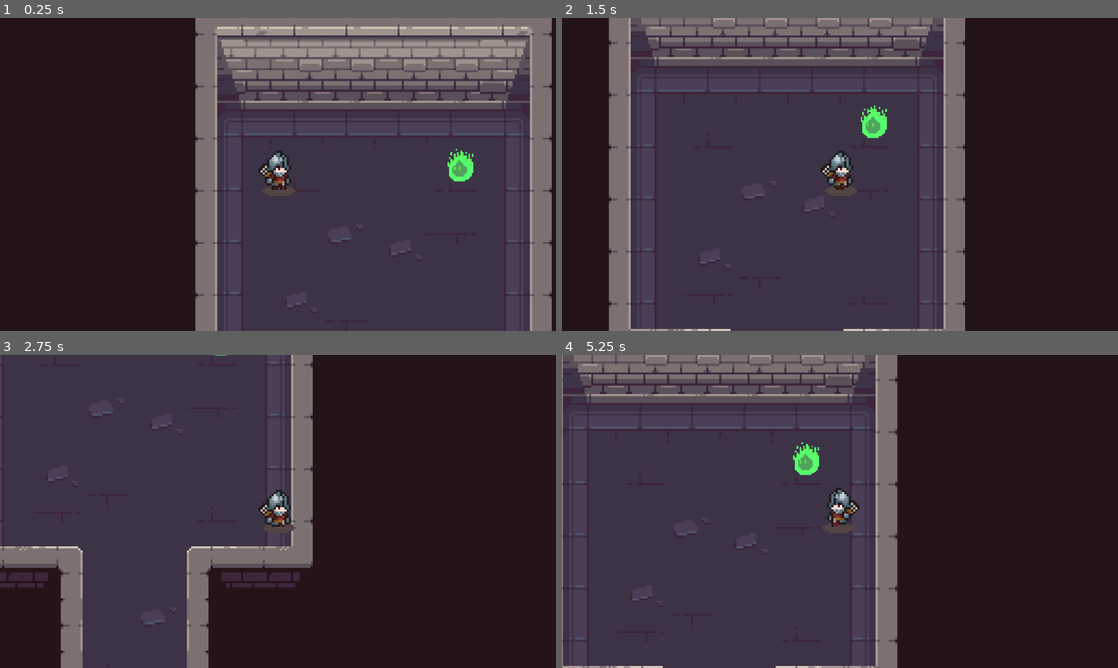
Above: before the commit, frames 1-4 (two rows, left to right).
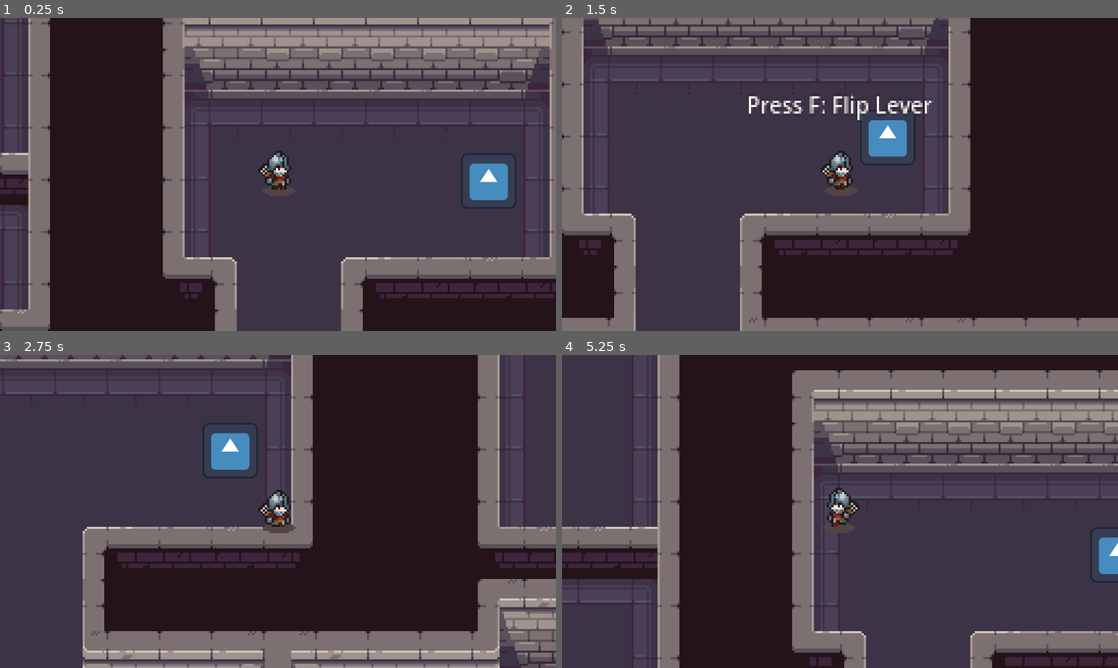
Above: after the commit, the same moments.

Repository: Bannshi/E4136918-GSPart2
Game: Godot game, scene res://Assets/Scenes/node_2d.tscn
The game is run twice, just before and just after one commit, with the same random seed, the same clock (stepped at 60 frames per second) and the same inputs. The engine's default icon, where the game draws it, is replaced by a stand-in: a white triangle on a blue panel in a dark square.
Inputs:
- Up to frame 1 (0.25 s): no input
- Up to frame 2 (1.5 s): hold Right (ui_right) 0.53-1.28 s; hold F (Interact, bound only after the commit) 0.53-1.28 s; hold Down (ui_down) from 1.28 s (still down); tap F (Interact, bound only after the commit) at 1.35 s
- Up to frame 3 (2.75 s): release Down (ui_down) at 2.03 s; hold Right (ui_right) from 2.03 s (still down); hold F (Interact, bound only after the commit) from 2.03 s (still down)
- Up to frame 4 (5.25 s): release Right (ui_right) at 2.78 s; release F (Interact, bound only after the commit) at 2.78 s; hold Up (ui_up) 2.78-3.53 s; tap F (Interact, bound only after the commit) at 2.85, 4.35 s; hold F (Interact, bound only after the commit) 3.53-4.28 s; hold Left (ui_left) 3.53-5.03 s; hold Down (ui_down) from 5.03 s (still down); hold F (Interact, bound only after the commit) from 5.03 s (still down)

The runs differ from the first frame. In frame 1, 42% of the frame differs, in the area x 0-100%, y 0-100%; in frame 2, 33%; in frame 3, 40%; in frame 4, 77%.

Commit message:
interact doesnt work

Diff:
--- a/Assets/Scenes/gate.gd
+++ b/Assets/Scenes/gate.gd
@@ -1,9 +1,6 @@
 extends StaticBody2D
 
-func _ready() -> void:
-	Open()
-
-func Open():
+func open_gate():
 	$CollisionShape2D.disabled = true
 	$GateTop.set_frame(72)
 	$GateBottom.set_frame(87)
--- /dev/null
+++ b/Assets/Scenes/interactable.gd
@@ -0,0 +1,7 @@
+extends Area2D
+
+@export var interact_name: String = ""
+@export var is_interactable: bool = true
+
+var interact: Callable = func():
+	pass
--- /dev/null
+++ b/Assets/Scenes/interactable.tscn
@@ -0,0 +1,8 @@
+[gd_scene load_steps=2 format=3 uid="uid://4toljuxl00en"]
+
+[ext_resource type="Script" uid="uid://dxrwp47c4hm5a" path="res://Assets/Scenes/interactable.gd" id="1_gkkpc"]
+
+[node name="Interact" type="Area2D"]
+collision_layer = 8
+collision_mask = 0
+script = ExtResource("1_gkkpc")
--- /dev/null
+++ b/Assets/Scenes/interacting_component.gd
@@ -0,0 +1,37 @@
+extends Node2D
+
+@onready var interact_label: Label = $Label
+var current_interactions := []
+var can_interact := true
+
+
+func _input(event: InputEvent) -> void:
+	if event.is_action_pressed("Interact") and can_interact:
+		if current_interactions:
+			can_interact = false
+			interact_label.hide()
+
+			await current_interactions[0].interact.call()
+
+			can_interact = true
+
+func _process(_delta: float) -> void:
+	if current_interactions and can_interact:
+		current_interactions.sort_custom(_sort_by_nearest)
+		if current_interactions[0].is_interactable:
+			interact_label.text = "Press F: " + current_interactions[0].interact_name
+			interact_label.show()
+	else:
+		interact_label.hide()
+
+func _sort_by_nearest(area1, area2):
+	var area1_dist = global_position.distance_to(area1.global_position)
+	var area2_dist = global_position.distance_to(area2.global_position)
+	return area1_dist < area2_dist
+
+func _on_range_area_entered(area: Area2D) -> void:
+	current_interactions.push_back(area)
+
+
+func _on_range_area_exited(area: Area2D) -> void:
+	current_interactions.erase(area)
--- /dev/null
+++ b/Assets/Scenes/interacting_component.tscn
@@ -0,0 +1,45 @@
+[gd_scene load_steps=5 format=3 uid="uid://cs70gnleyrs61"]
+
+[ext_resource type="Script" uid="uid://ceetcdtjdqqgh" path="res://Assets/Scenes/interacting_component.gd" id="1_68t8w"]
+
+[sub_resource type="CircleShape2D" id="CircleShape2D_m4cvt"]
+radius = 13.038404
+
+[sub_resource type="SystemFont" id="SystemFont_68t8w"]
+
+[sub_resource type="LabelSettings" id="LabelSettings_68t8w"]
+font = SubResource("SystemFont_68t8w")
+font_size = 10
+outline_size = 1
+outline_color = Color(0, 0, 0, 1)
+
+[node name="InteractingComponent" type="Node2D"]
+script = ExtResource("1_68t8w")
+
+[node name="Range" type="Area2D" parent="."]
+collision_layer = 0
+collision_mask = 8
+
+[node name="CollisionShape2D" type="CollisionShape2D" parent="Range"]
+shape = SubResource("CircleShape2D_m4cvt")
+
+[node name="Label" type="Label" parent="."]
+z_index = 15
+anchors_preset = 8
+anchor_left = 0.5
+anchor_top = 0.5
+anchor_right = 0.5
+anchor_bottom = 0.5
+offset_left = -70.0
+offset_top = -43.0
+offset_right = 70.0
+offset_bottom = -20.0
+grow_horizontal = 2
+grow_vertical = 2
+text = "Press F to interact"
+label_settings = SubResource("LabelSettings_68t8w")
+horizontal_alignment = 1
+vertical_alignment = 1
+
+[connection signal="area_entered" from="Range" to="." method="_on_range_area_entered"]
+[connection signal="area_exited" from="Range" to="." method="_on_range_area_exited"]
--- /dev/null
+++ b/Assets/Scenes/lever.gd
@@ -0,0 +1,15 @@
+extends StaticBody2D
+
+@onready var interactable: Area2D = $Interact
+@onready var sprite_2d: Sprite2D = $Sprite2D
+
+func ready() -> void:
+	interactable.interact = _on_interact
+
+
+func _on_interact():
+	if sprite_2d.frame == 0:
+		sprite_2d.frame = 1
+		interactable.is_interactable = false
+		#open_gate()
+		print("AAAAAAAAAAAAAAAAAA")
--- a/Assets/Scenes/node_2d.tscn
+++ b/Assets/Scenes/node_2d.tscn
@@ -8,6 +8,10 @@
 [ext_resource type="Texture2D" uid="uid://ptxkpl7h47yg" path="res://Assets/Graphics/Wisp.png" id="4_mqbpb"]
 [ext_resource type="Texture2D" uid="uid://coegtc6memg27" path="res://Assets/Graphics/decor.png" id="4_vqsqb"]
 [ext_resource type="Script" uid="uid://ccai4ihi000c3" path="res://Assets/Scenes/gate.gd" id="5_xgr2a"]
+[ext_resource type="PackedScene" uid="uid://cs70gnleyrs61" path="res://Assets/Scenes/interacting_component.tscn" id="7_vqsqb"]
+[ext_resource type="Script" uid="uid://bgwkvsh17y5u7" path="res://Assets/Scenes/lever.gd" id="8_vqsqb"]
+[ext_resource type="Texture2D" uid="uid://ds445d5du8tdl" path="res://icon.svg" id="10_ooilj"]
+[ext_resource type="PackedScene" uid="uid://4toljuxl00en" path="res://Assets/Scenes/interactable.tscn" id="11_2w2ct"]
 
 [sub_resource type="TileSetAtlasSource" id="TileSetAtlasSource_i0ca2"]
 texture = ExtResource("1_802lj")
@@ -287,6 +291,9 @@
 
 [sub_resource type="CircleShape2D" id="CircleShape2D_mqbpb"]
 
+[sub_resource type="CircleShape2D" id="CircleShape2D_aq61h"]
+radius = 20.024984
+
 [sub_resource type="RectangleShape2D" id="RectangleShape2D_802lj"]
 size = Vector2(8, 48)
 
@@ -320,7 +327,7 @@
 
 [node name="PlayerCharacter" type="CharacterBody2D" parent="Objects"]
 z_index = 10
-position = Vector2(172, 125)
+position = Vector2(451, 442)
 collision_layer = 2
 collision_mask = 5
 script = ExtResource("2_mqbpb")
@@ -340,9 +347,13 @@
 visible = false
 zoom = Vector2(5, 5)
 
+[node name="InteractingComponent" parent="Objects/PlayerCharacter" instance=ExtResource("7_vqsqb")]
+
 [node name="Wisp" type="AnimatableBody2D" parent="Objects"]
 position = Vector2(256, 123)
 scale = Vector2(0.75, 0.75)
+collision_layer = 4
+collision_mask = 4
 
 [node name="CollisionShape2D" type="CollisionShape2D" parent="Objects/Wisp"]
 visible = false
@@ -355,14 +366,29 @@
 frame = 1
 frame_progress = 0.80559236
 
-[node name="Lever" type="AnimatableBody2D" parent="Objects"]
+[node name="Lever" type="StaticBody2D" parent="Objects"]
 position = Vector2(548, 445)
+collision_layer = 4
+collision_mask = 4
+script = ExtResource("8_vqsqb")
 
 [node name="CollisionShape2D" type="CollisionShape2D" parent="Objects/Lever"]
 shape = SubResource("CircleShape2D_mqbpb")
 
+[node name="Sprite2D" type="Sprite2D" parent="Objects/Lever"]
+scale = Vector2(0.2, 0.2)
+texture = ExtResource("10_ooilj")
+
+[node name="Interact" parent="Objects/Lever" instance=ExtResource("11_2w2ct")]
+interact_name = "Flip Lever"
+
+[node name="CollisionShape2D" type="CollisionShape2D" parent="Objects/Lever/Interact"]
+shape = SubResource("CircleShape2D_aq61h")
+
 [node name="Gate" type="StaticBody2D" parent="Objects"]
 position = Vector2(570, 574)
+collision_layer = 5
+collision_mask = 5
 script = ExtResource("5_xgr2a")
 
 [node name="GateTop" type="Sprite2D" parent="Objects/Gate"]
--- a/project.godot
+++ b/project.godot
@@ -54,12 +54,18 @@
 , Object(InputEventKey,"resource_local_to_scene":false,"resource_name":"","device":-1,"window_id":0,"alt_pressed":false …(183 unchanged characters)…
 ]
 }
+Interact={
+"deadzone": 0.2,
+"events": [Object(InputEventKey,"resource_local_to_scene":false,"resource_name":"","device":-1,"window_id":0,"alt_pressed":false,"shift_pressed":false,"ctrl_pressed":false,"meta_pressed":false,"pressed":false,"keycode":0,"physical_keycode":70,"key_label":0,"unicode":102,"location":0,"echo":false,"script":null)
+]
+}
 
 [layer_names]
 
 2d_physics/layer_1="Terrain"
 2d_physics/layer_2="Player"
 2d_physics/layer_3="Objects"
+2d_physics/layer_4="Interact"
 
 [rendering]
 
Not shown, added: Assets/Scenes/interactable.gd.uid
Not shown, added: Assets/Scenes/interacting_component.gd.uid
Not shown, added: Assets/Scenes/lever.gd.uid
Not shown: 1 places in Assets/Scenes/node_2d.tscn that only renumber resources
